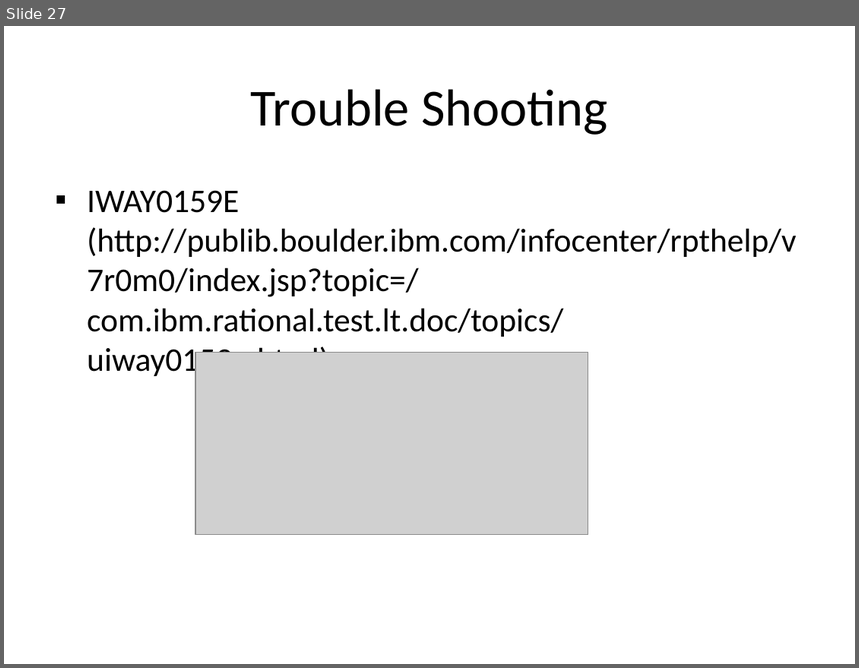
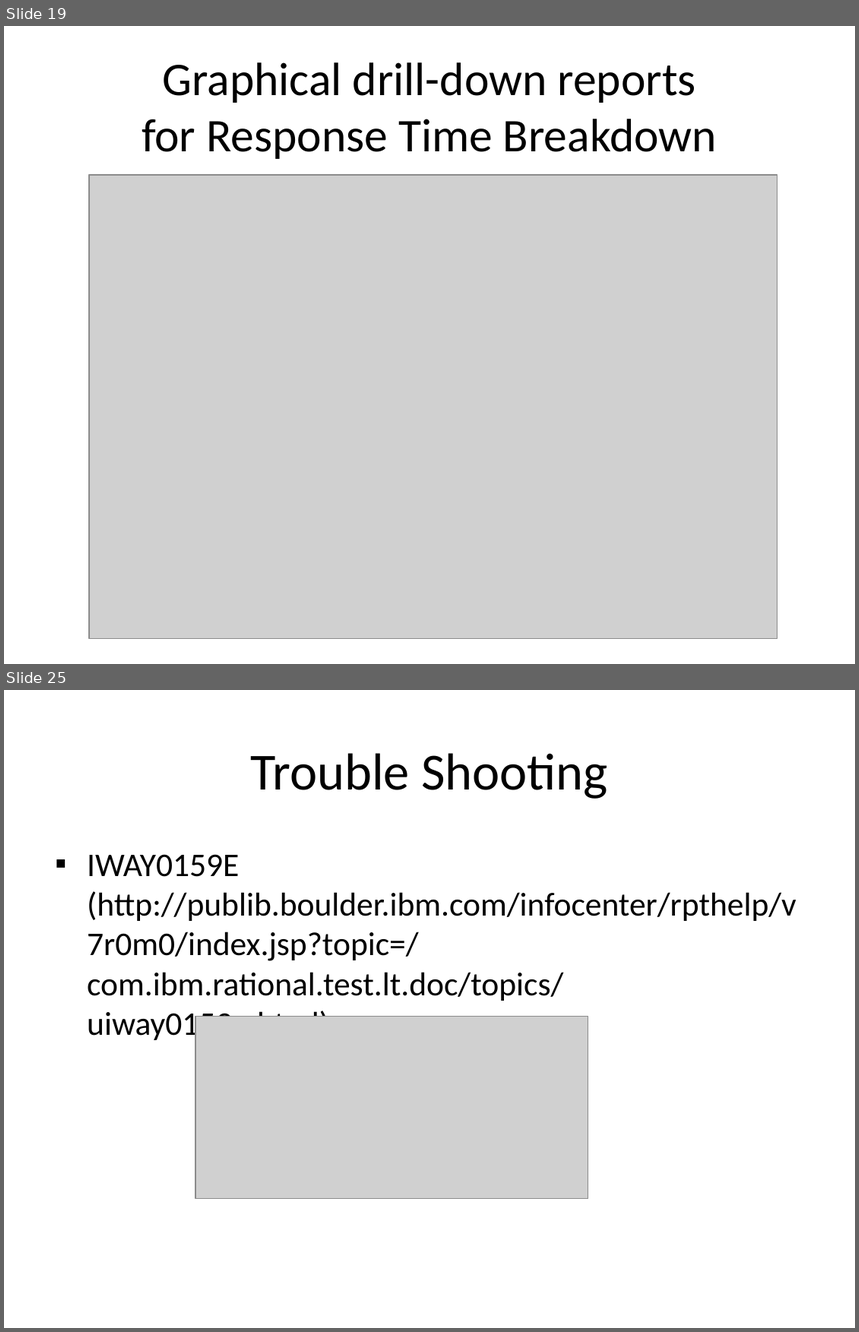
Before and after one commit to wsgan001/asegrp, a slide deck: papers/DRCPA/docs/PerfTest - Application Monitoring.pptx. Shown one above the other, each under a label of ours: slide 27 before the commit, slides 19 and 25 after it; the slides between them are not shown. The pictures are 859x668 and 859x1332 pixels, drawn with LibreOffice and Linux fonts; fonts in the diff are those of the drawing; grey boxes stand for pictures. Boxes give left, top, right and bottom in pixels: in the first picture for what was removed or moved away, otherwise in the second. Text is boxed around its words. In the diff, an @@ line names an element or a change of style, - is before the commit and + after.

```diff
--- a/papers/DRCPA/docs/PerfTest - Application Monitoring.pptx
+++ b/papers/DRCPA/docs/PerfTest - Application Monitoring.pptx
@@ slide 19 added at <box>4,26,855,664</box>, background #FFFFFF @@
@@ title added at <box>142,62,717,159</box>, 39.6 pt, text #000000 @@
+Graphical drill-down reports
+for Response Time Breakdown
@@ picture added at <box>89,175,777,639</box> @@
@@ what was slide 27 is now slide 25 @@
```
Also in this commit, not shown: 5 slides changed, 13 other slides added, 17 slides removed, 1 other file.
